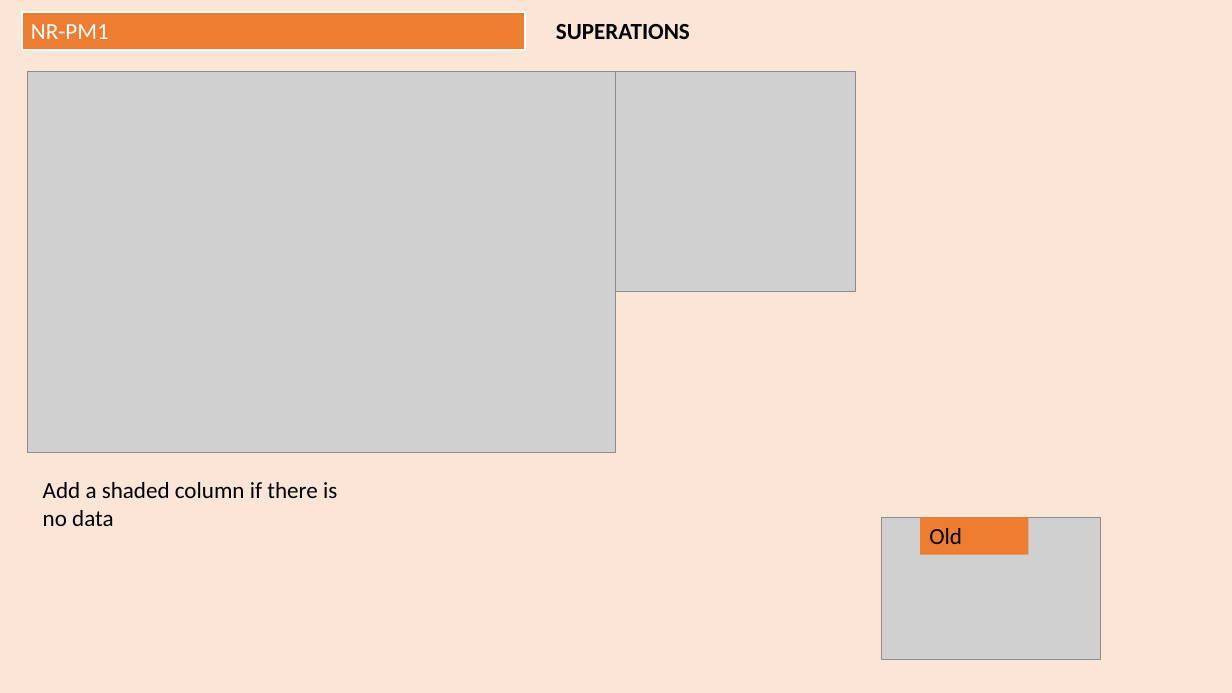
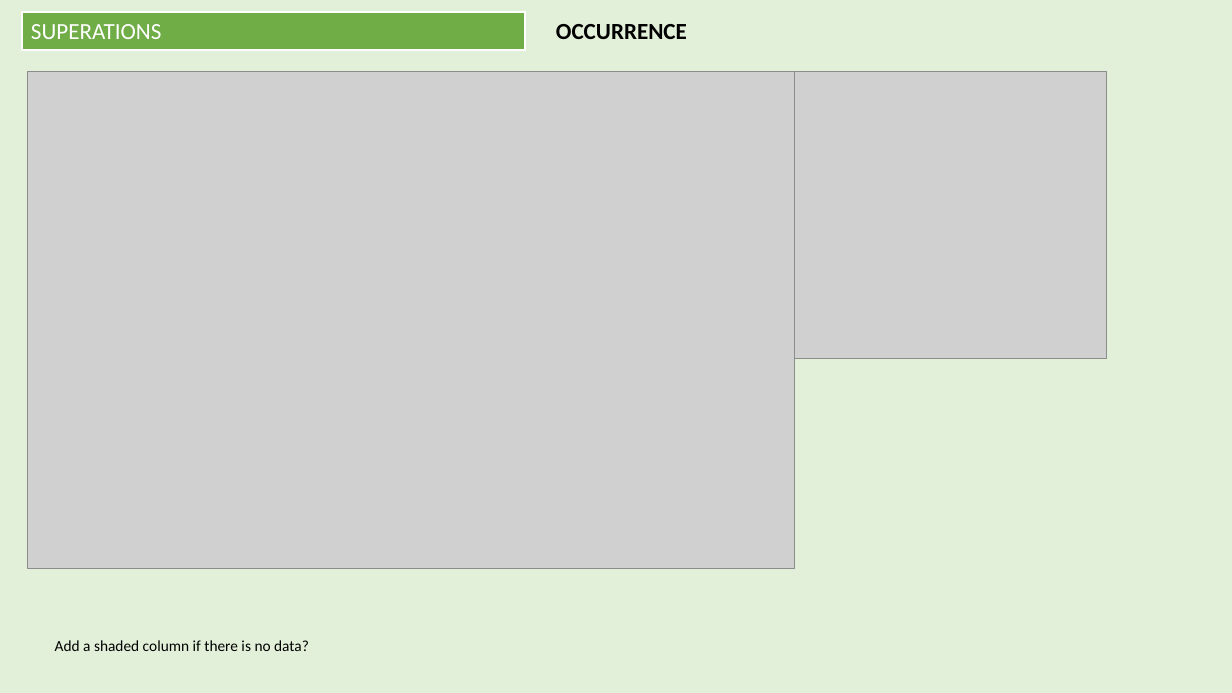
Before and after one commit to martavia0/All_Treatment, a slide deck: slide 8 of Plots.pptx. Drawn at 1232x693 pixels with LibreOffice and Linux fonts; fonts in the diff are those of the drawing; grey boxes stand for pictures. Boxes give left, top, right and bottom in pixels: in the first picture for what was removed or moved away, otherwise in the second. Text is boxed around its words. In the diff, an @@ line names an element or a change of style, - is before the commit and + after.

```diff
--- a/Plots.pptx
+++ b/Plots.pptx
@@ background #FBE5D6 to #E2F0D9 @@
@@ rectangle "SUPERATIONS" resized from (x1=556, y1=24, x2=690, y2=39) to (x1=22, y1=12, x2=525, y2=49) @@
@@ rectangle "SUPERATIONS" at (x1=22, y1=12, x2=525, y2=49): text colour #000000 to #FFFFFF, bold off; fill none to #70AD47; outline none to #FFFFFF 1.5 pt @@
@@ rectangle removed at (x1=22, y1=12, x2=525, y2=49) @@
-NR-PM1
@@ text added at (x1=556, y1=24, x2=687, y2=39), 18 pt, text #000000, bold @@
+OCCURRENCE
@@ picture resized from (x1=28, y1=72, x2=616, y2=453) to (x1=28, y1=72, x2=795, y2=568) @@
@@ picture resized from (x1=616, y1=72, x2=856, y2=292) to (x1=795, y1=72, x2=1106, y2=359) @@
@@ picture removed at (x1=882, y1=518, x2=1101, y2=659) @@
@@ rectangle removed at (x1=921, y1=518, x2=1029, y2=555) @@
-Old
@@ text at (x1=55, y1=640, x2=309, y2=651): text changed; size 18 to 12 pt @@
-Add a shaded column if there is no data
+Add a shaded column if there is no data?
```
Also in this commit, not shown: 8 slides added, 1 other file.
